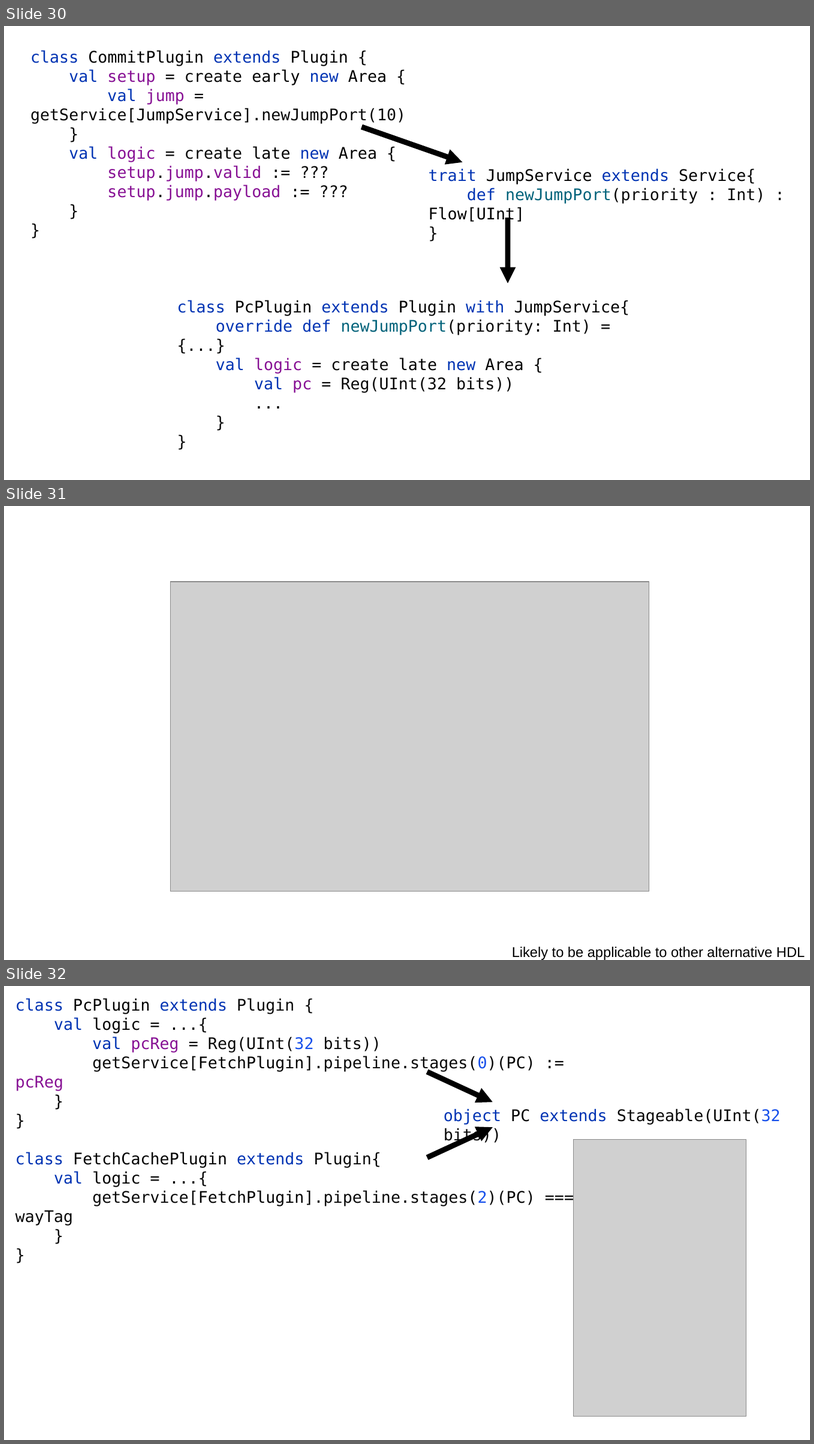
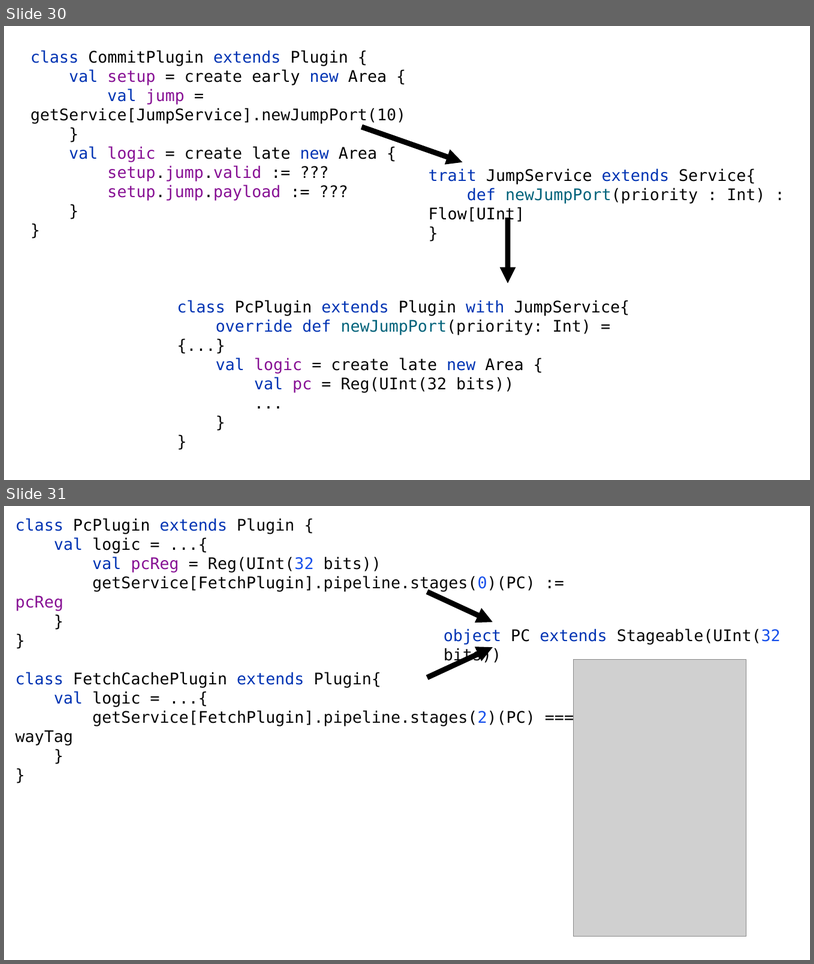
Before and after one commit to SpinalHDL/SpinalDoc, a slide deck: presentation/en/nax_040522/slices_nax_040522.odp. Shown one above the other, each under a label of ours: slides 30, 31 and 32 before the commit, slides 30 and 31 after it. The pictures are 814x1444 and 814x964 pixels, drawn with LibreOffice and Linux fonts; fonts in the diff are those of the drawing; grey boxes stand for pictures. Boxes give left, top, right and bottom in pixels: in the first picture for what was removed or moved away, otherwise in the second. Text is boxed around its words. In the diff, an @@ line names an element or a change of style, - is before the commit and + after.

```diff
--- a/presentation/en/nax_040522/slices_nax_040522.odp
+++ b/presentation/en/nax_040522/slices_nax_040522.odp
@@ slide 31 removed at [4,506,810,960], background #FFFFFF @@
@@ picture removed at [170,582,649,891] @@
@@ text removed at [512,946,805,960] @@
-Likely to be applicable to other alternative HDL
@@ what was slide 32 is now slide 31 @@
```
Also in this commit, not shown: 14 slides changed, 2 slides added, 2 other slides removed.
